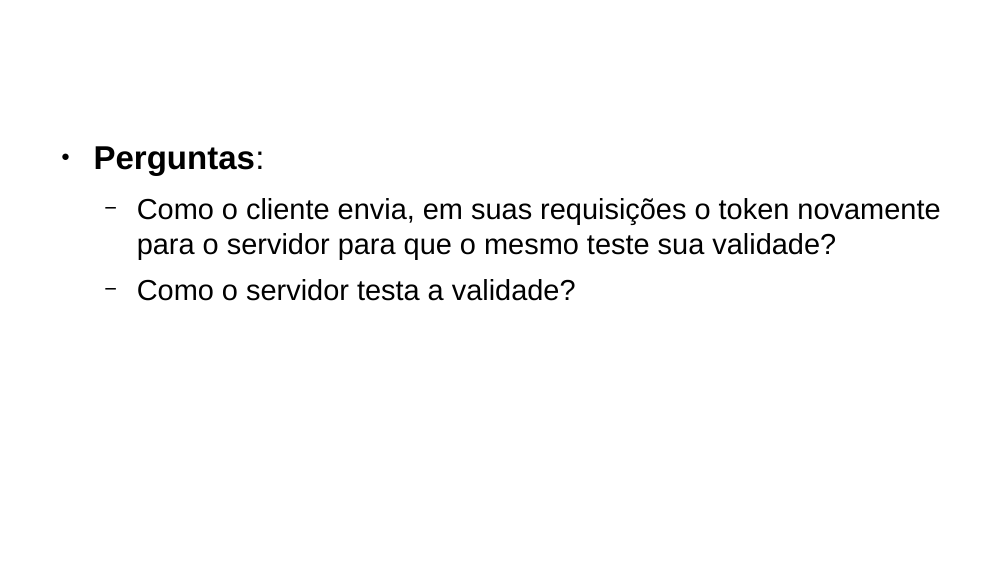
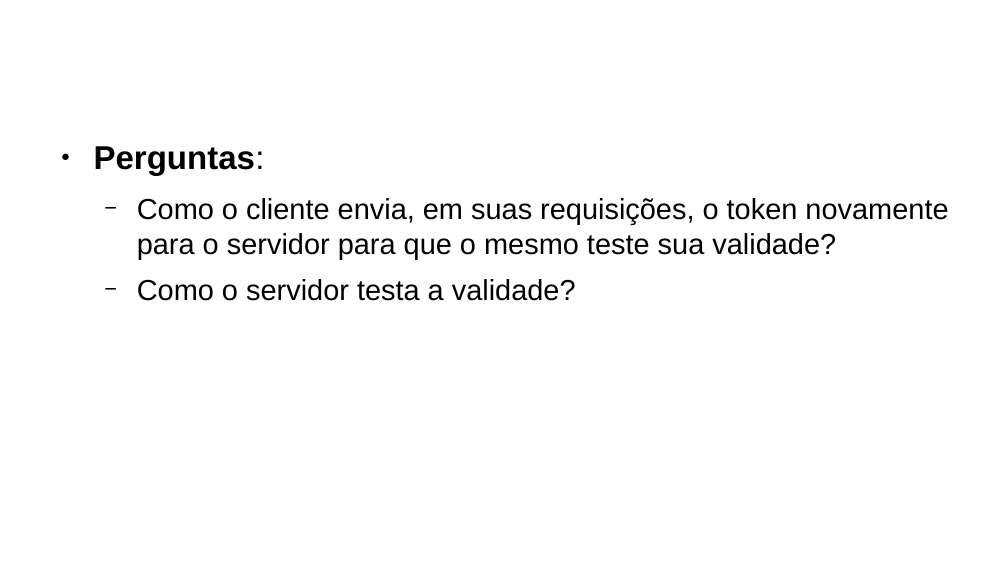
Before and after one commit to CCastro01/PIW-2019_1, a slide deck: slide 45 of SLIDES/14 - Refatoração do Projeto CRUD.odp (slide 44 before the commit). Drawn at 1008x567 pixels with LibreOffice and Linux fonts; fonts in the diff are those of the drawing; background and template pictures are left out. Boxes give left, top, right and bottom in pixels: in the first picture for what was removed or moved away, otherwise in the second. Text is boxed around its words. In the diff, an @@ line names an element or a change of style, - is before the commit and + after.

```diff
--- a/SLIDES/14 - Refatoração do Projeto CRUD.odp
+++ b/SLIDES/14 - Refatoração do Projeto CRUD.odp
@@ text at (137,198,948,259): text changed @@
-  − Como o cliente envia, em suas requisições o token novamente para o servidor para que o mesmo teste sua validade?
+  − Como o cliente envia, em suas requisições, o token novamente para o servidor para que o mesmo teste sua validade?
```
Also in this commit, not shown: 23 other slides changed, 1 slide added, 27 other files.
